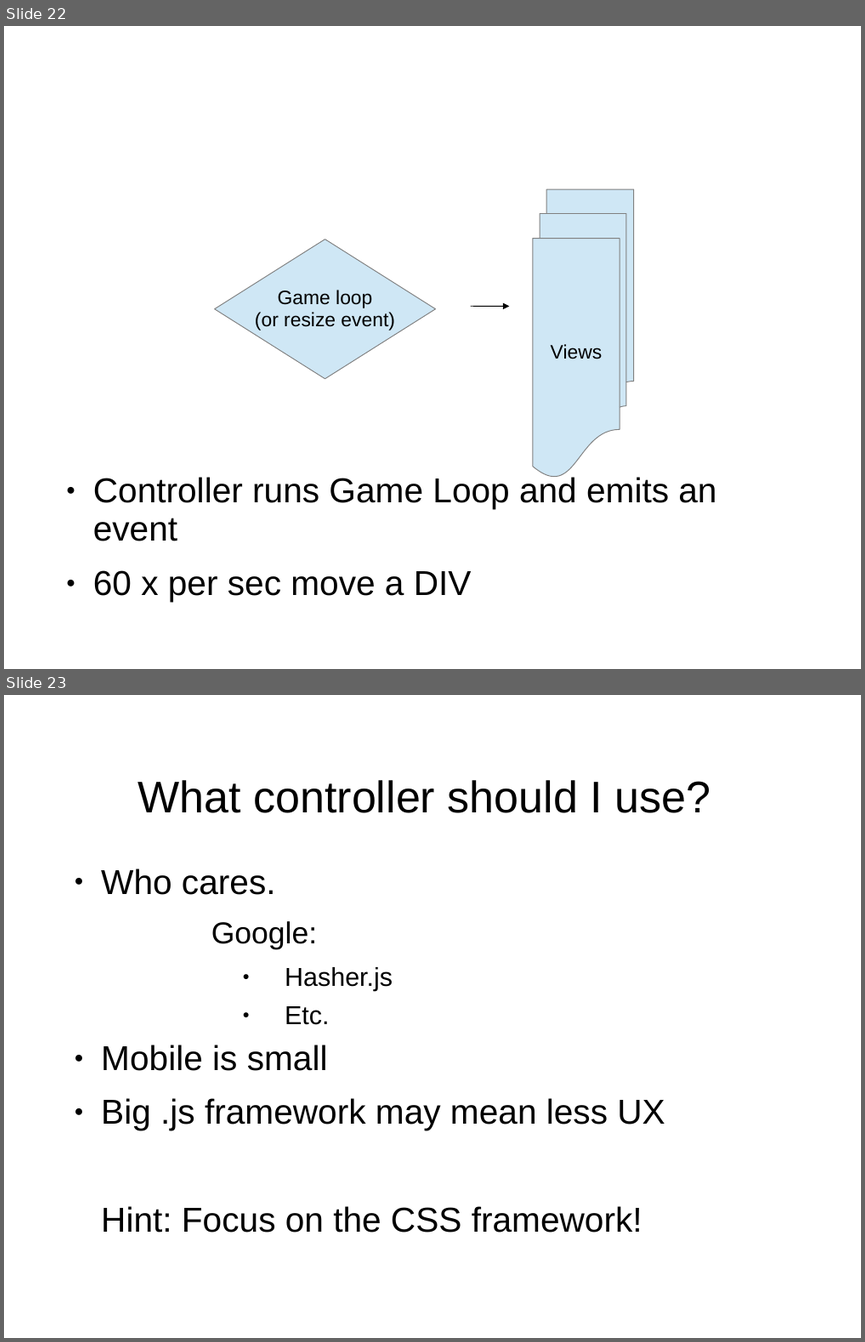
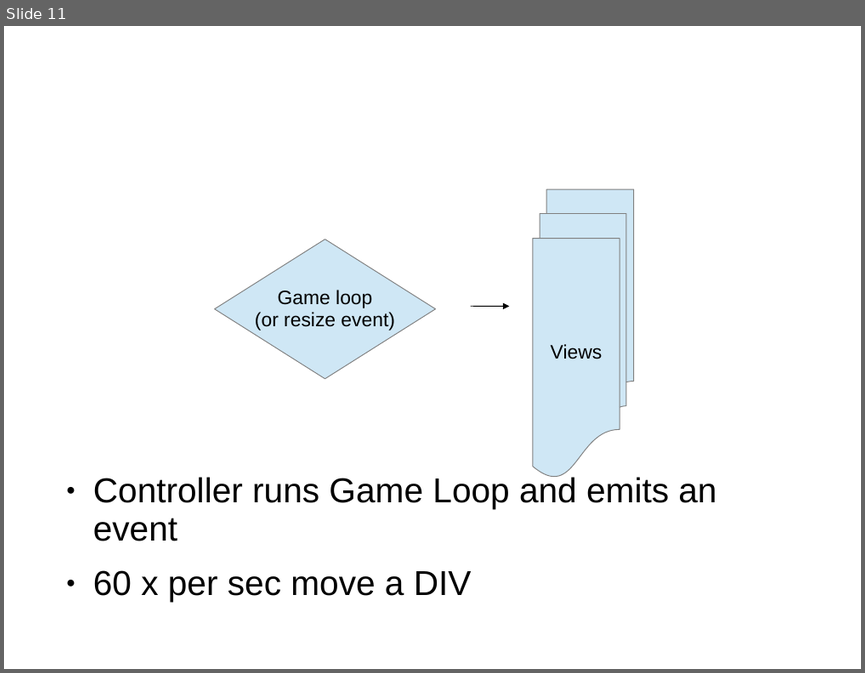
Before and after one commit to shawea/blueGrass, a slide deck: trainTheTrainer/2of2.odp. Shown one above the other, each under a label of ours: slides 22 and 23 before the commit, slide 11 after it. The pictures are 865x1342 and 865x673 pixels, drawn with LibreOffice and Linux fonts; fonts in the diff are those of the drawing; background and template pictures are left out. Boxes give left, top, right and bottom in pixels: in the first picture for what was removed or moved away, otherwise in the second. Text is boxed around its words. In the diff, an @@ line names an element or a change of style, - is before the commit and + after.

```diff
--- a/trainTheTrainer/2of2.odp
+++ b/trainTheTrainer/2of2.odp
@@ slide 23 removed at <box>4,695,861,1338</box>, background picture (left out) @@
@@ title removed at <box>137,780,710,813</box> @@
-What controller should I use?
@@ text removed at <box>101,868,664,1232</box> @@
-● Who cares.
-  Google:
-    ● Hasher.js
-    ● Etc.
-● Mobile is small
-● Big .js framework may mean less UX
-Hint: Focus on the CSS framework!
@@ what was slide 22 is now slide 11 @@
```
Also in this commit, not shown: 3 slides changed, 3 slides added, 14 other slides removed, 4 other files.
